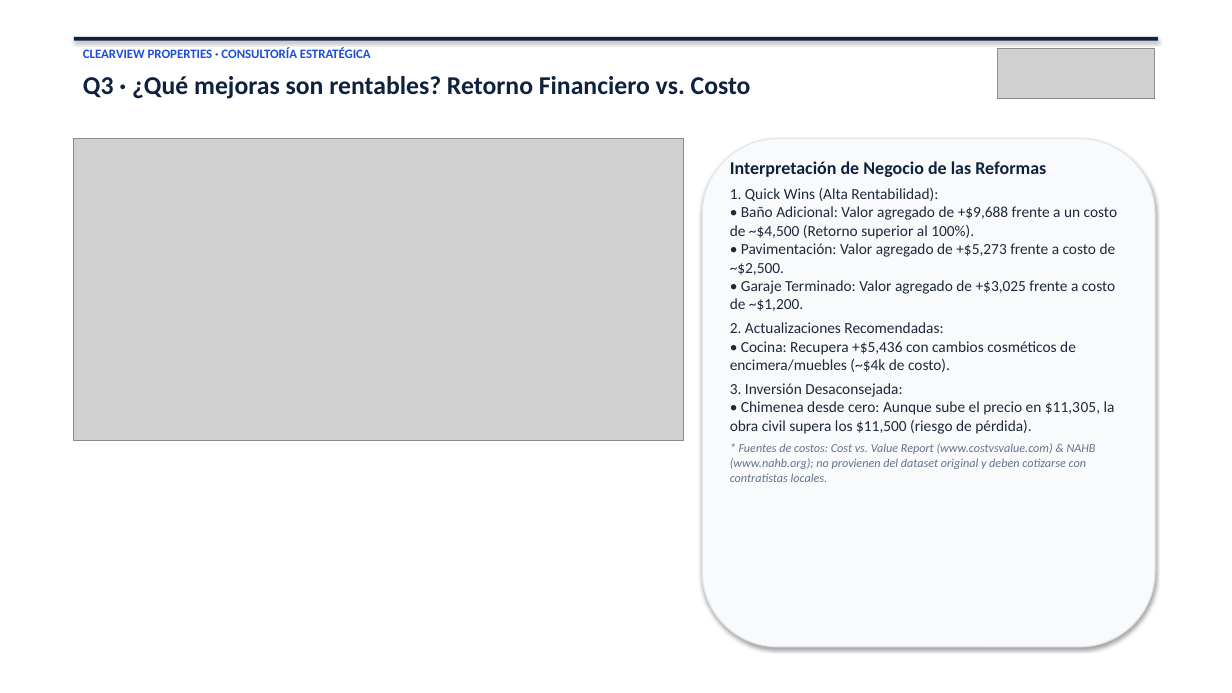
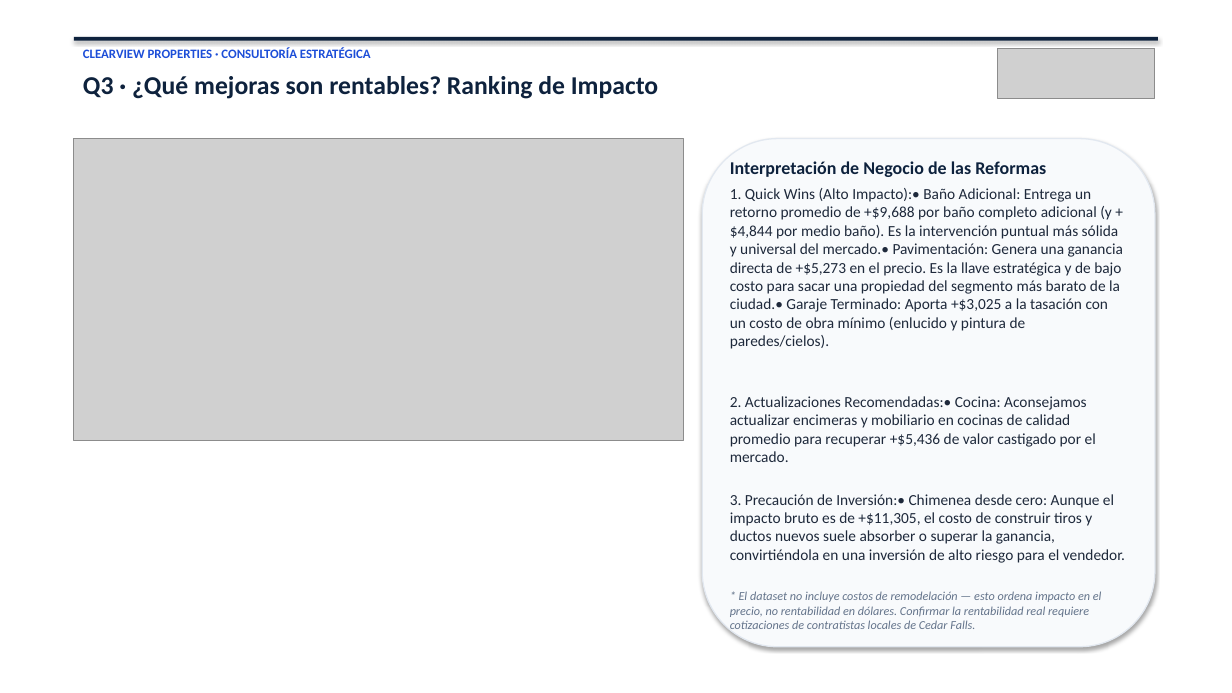
Before and after one commit to danielcordobap/Cuesta_partners_test, a slide deck: slide 8 of Presentacion_Ejecutiva_Clearview_Properties_Cuesta.pptx. Drawn at 1232x693 pixels with LibreOffice and Linux fonts; fonts in the diff are those of the drawing; grey boxes stand for pictures. Boxes give left, top, right and bottom in pixels: in the first picture for what was removed or moved away, otherwise in the second. Text is boxed around its words. In the diff, an @@ line names an element or a change of style, - is before the commit and + after.

Commit message:
VMA

```diff
--- a/Presentacion_Ejecutiva_Clearview_Properties_Cuesta.pptx
+++ b/Presentacion_Ejecutiva_Clearview_Properties_Cuesta.pptx
@@ text at [83, 76, 658, 99]: text changed @@
-Q3 · ¿Qué mejoras son rentables? Retorno Financiero vs. Costo
+Q3 · ¿Qué mejoras son rentables? Ranking de Impacto
@@ text at [730, 188, 1125, 633]: text changed @@
-1. Quick Wins (Alta Rentabilidad):
-• Baño Adicional: Valor agregado de +$9,688 frente a un costo de ~$4,500 (Retorno superior al 100%).
-• Pavimentación: Valor agregado de +$5,273 frente a costo de ~$2,500.
-• Garaje Terminado: Valor agregado de +$3,025 frente a costo de ~$1,200.
-2. Actualizaciones Recomendadas:
-• Cocina: Recupera +$5,436 con cambios cosméticos de encimera/muebles (~$4k de costo).
-3. Inversión Desaconsejada:
-• Chimenea desde cero: Aunque sube el precio en $11,305, la obra civil supera los $11,500 (riesgo de pérdida).
-* Fuentes de costos: Cost vs. Value Report (www.costvsvalue.com) & NAHB (www.nahb.org); no provienen del dataset original y deben cotizarse con contratistas locales.
+1. Quick Wins (Alto Impacto):• Baño Adicional: Entrega un retorno promedio de +$9,688 por baño completo adicional (y +$4,844 por medio baño). Es la intervención puntual más sólida y universal del mercado.• Pavimentación: Genera una ganancia directa de +$5,273 en el precio. Es la llave estratégica y de bajo costo para sacar una propiedad del segmento más barato de la ciudad.• Garaje Terminado: Aporta +$3,025 a la tasación con un costo de obra mínimo (enlucido y pintura de paredes/cielos).
+2. Actualizaciones Recomendadas:• Cocina: Aconsejamos actualizar encimeras y mobiliario en cocinas de calidad promedio para recuperar +$5,436 de valor castigado por el mercado.
+3. Precaución de Inversión:• Chimenea desde cero: Aunque el impacto bruto es de +$11,305, el costo de construir tiros y ductos nuevos suele absorber o superar la ganancia, convirtiéndola en una inversión de alto riesgo para el vendedor.
+* El dataset no incluye costos de remodelación — esto ordena impacto en el precio, no rentabilidad en dólares. Confirmar la rentabilidad real requiere cotizaciones de contratistas locales de Cedar Falls.
```
Also in this commit, not shown: 2 other slides changed.
